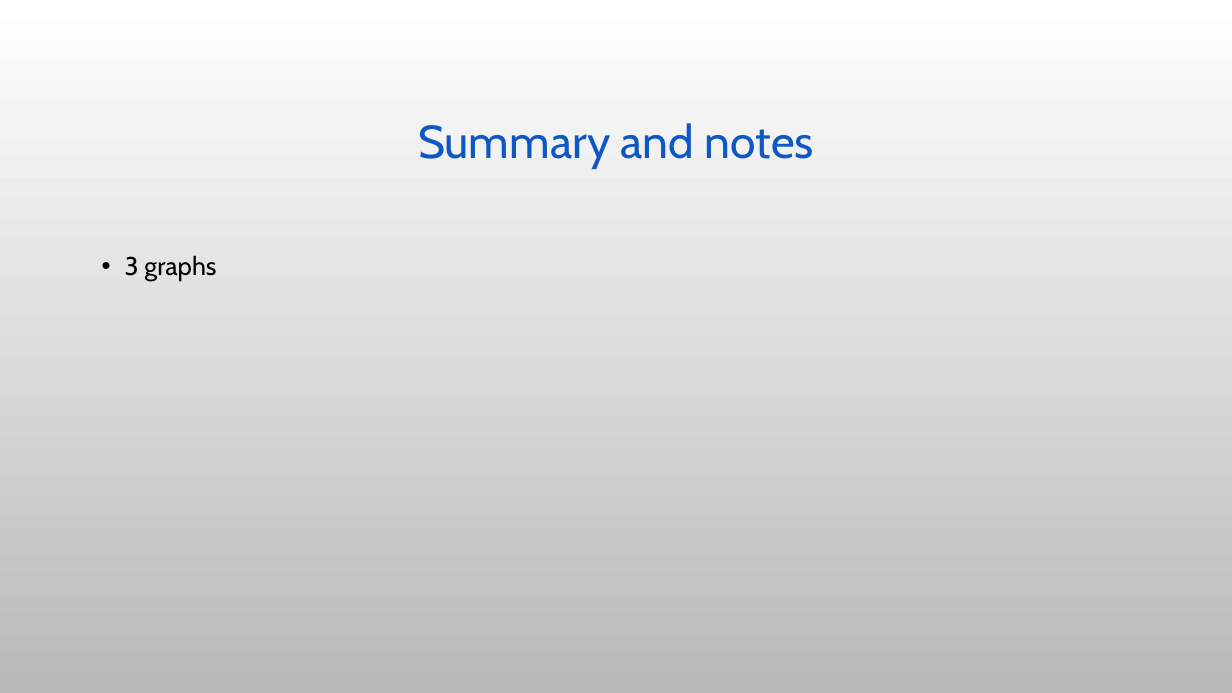
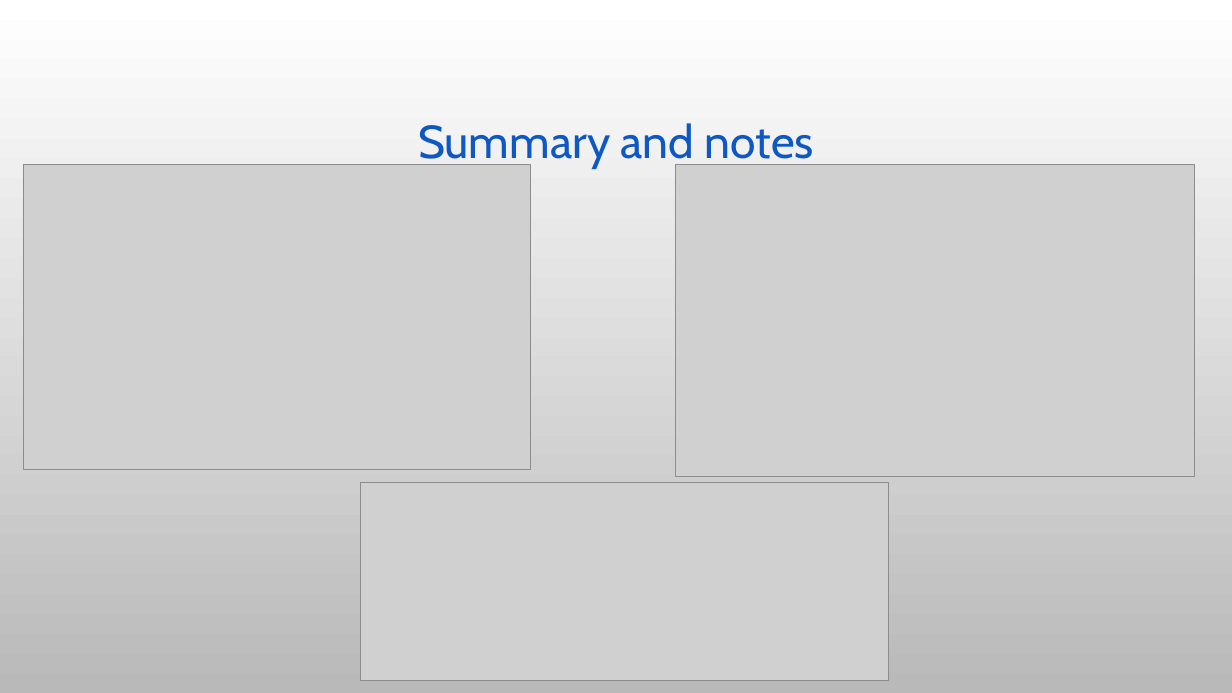
Before and after one commit to stavco9/mlops-final-project, a slide deck: slide 25 of docs/MLOps Final Project.pptx. Drawn at 1232x693 pixels with LibreOffice and Linux fonts; fonts in the diff are those of the drawing; grey boxes stand for pictures; background and template pictures are left out. Boxes give left, top, right and bottom in pixels: in the first picture for what was removed or moved away, otherwise in the second. Text is boxed around its words. In the diff, an @@ line names an element or a change of style, - is before the commit and + after.

```diff
--- a/docs/MLOps Final Project.pptx
+++ b/docs/MLOps Final Project.pptx
@@ picture added at box(23, 165, 531, 470) @@
@@ picture added at box(676, 165, 1195, 476) @@
@@ text removed at box(125, 255, 216, 281) @@
-• 3 graphs
@@ picture added at box(360, 482, 888, 680) @@
```
Also in this commit, not shown: 1 other slide changed, 1 slide added, 1 slide removed.
